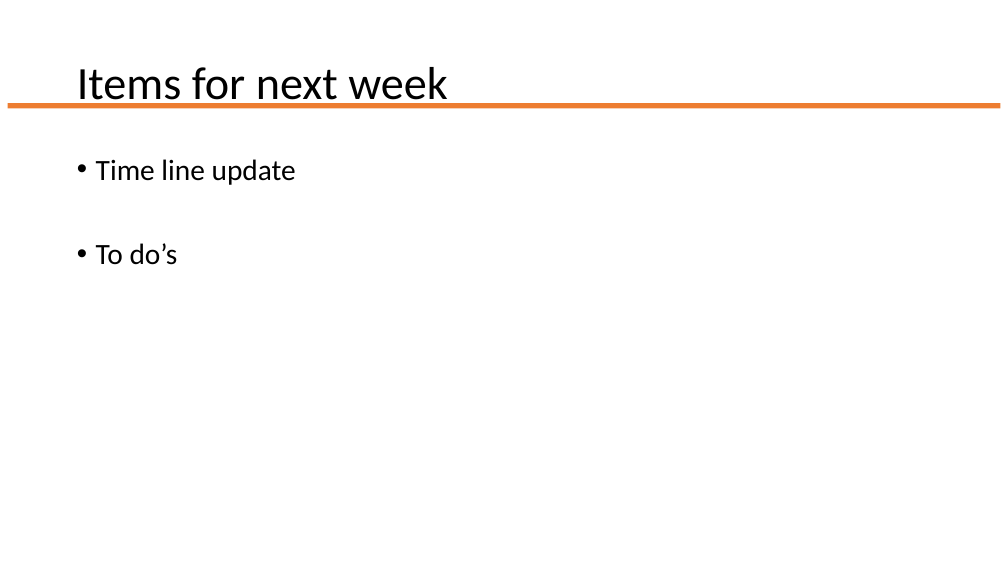
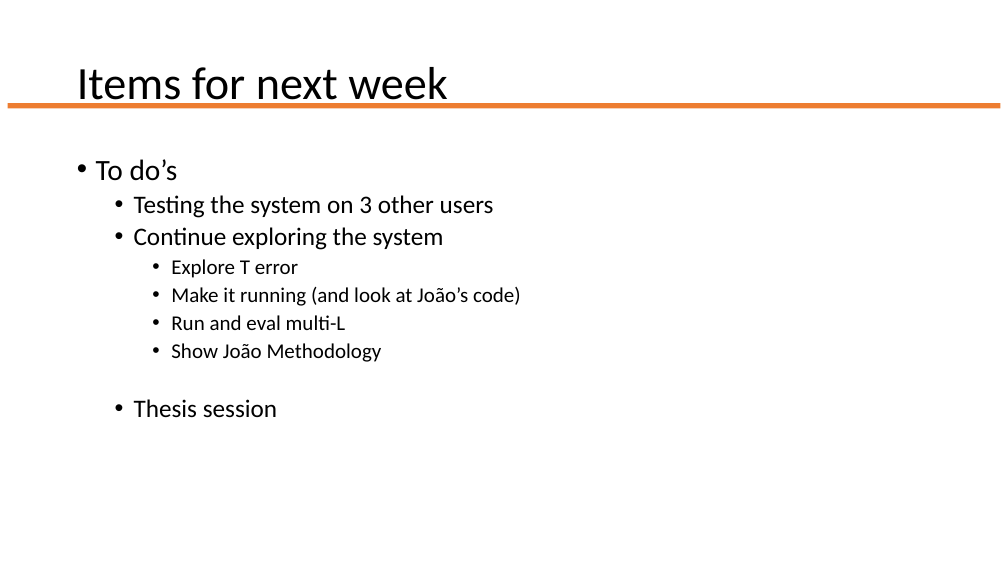
Before and after one commit to JesherA/AcExSy, a slide deck: slide 4 of Supporting_files/Weekly_thesis_meeting.pptx. Drawn at 1008x567 pixels with LibreOffice and Linux fonts; fonts in the diff are those of the drawing. Boxes give left, top, right and bottom in pixels: in the first picture for what was removed or moved away, otherwise in the second. Text is boxed around its words. In the diff, an @@ line names an element or a change of style, - is before the commit and + after.

```diff
--- a/Supporting_files/Weekly_thesis_meeting.pptx
+++ b/Supporting_files/Weekly_thesis_meeting.pptx
@@ text at (96, 159, 296, 185): paragraph removed @@
-• Time line update
@@ text at (134, 195, 521, 418): paragraphs added @@
+  • Testing the system on 3 other users
+  • Continue exploring the system
+    • Explore T error
+    • Make it running (and look at João’s code)
+    • Run and eval multi-L
+    • Show João Methodology
+  • Thesis session
```
Also in this commit, not shown: 3 other slides changed, 2 slides added, 6 other files.
